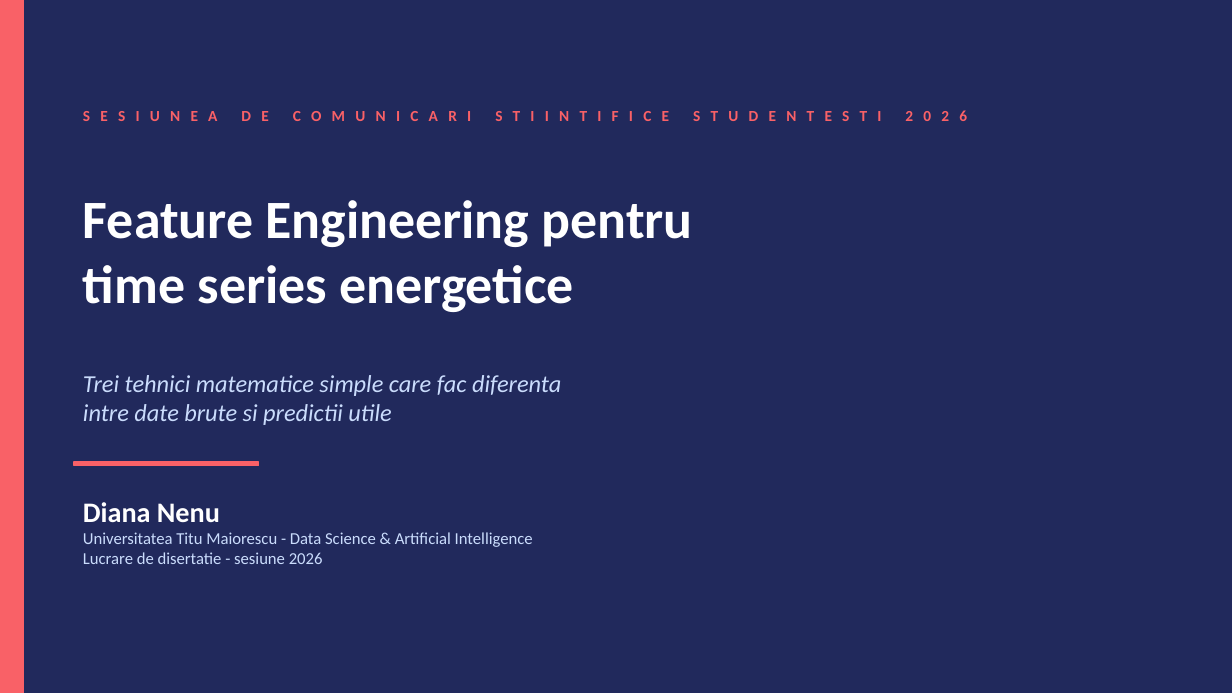
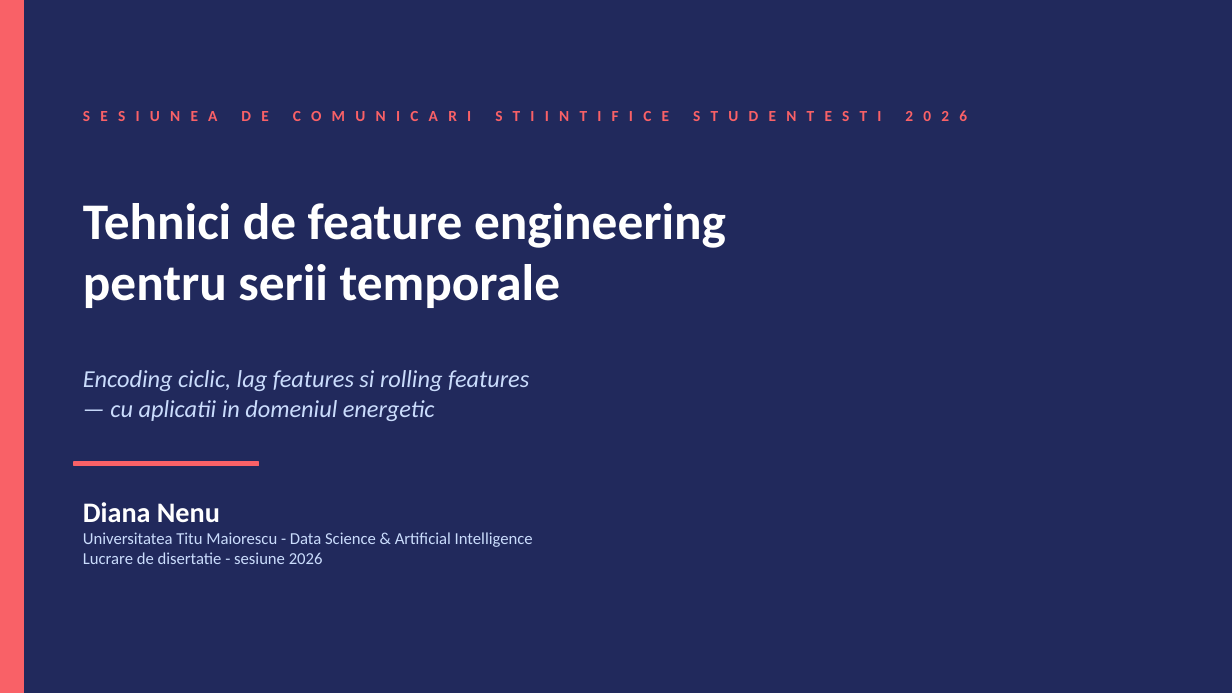
Before and after one commit to diana-nenu/Disertatie_AI_Platform, a slide deck: slide 1 of docs/SCSS/SCSS_FeatureEngineering_Diana_Nenu.pptx. Drawn at 1232x693 pixels with LibreOffice and Linux fonts; fonts in the diff are those of the drawing. Boxes give left, top, right and bottom in pixels: in the first picture for what was removed or moved away, otherwise in the second. Text is boxed around its words. In the diff, an @@ line names an element or a change of style, - is before the commit and + after.

```diff
--- a/docs/SCSS/SCSS_FeatureEngineering_Diana_Nenu.pptx
+++ b/docs/SCSS/SCSS_FeatureEngineering_Diana_Nenu.pptx
@@ text at (83,203,726,308): text changed; size 42 to 40 pt @@
-Feature Engineering pentru
-time series energetice
+Tehnici de feature engineering
+pentru serii temporale
@@ text at (83,370,529,421): text changed @@
-Trei tehnici matematice simple care fac diferenta
-intre date brute si predictii utile
+Encoding ciclic, lag features si rolling features
+— cu aplicatii in domeniul energetic
```
Also in this commit, not shown: 11 other slides changed, 5 other files.
